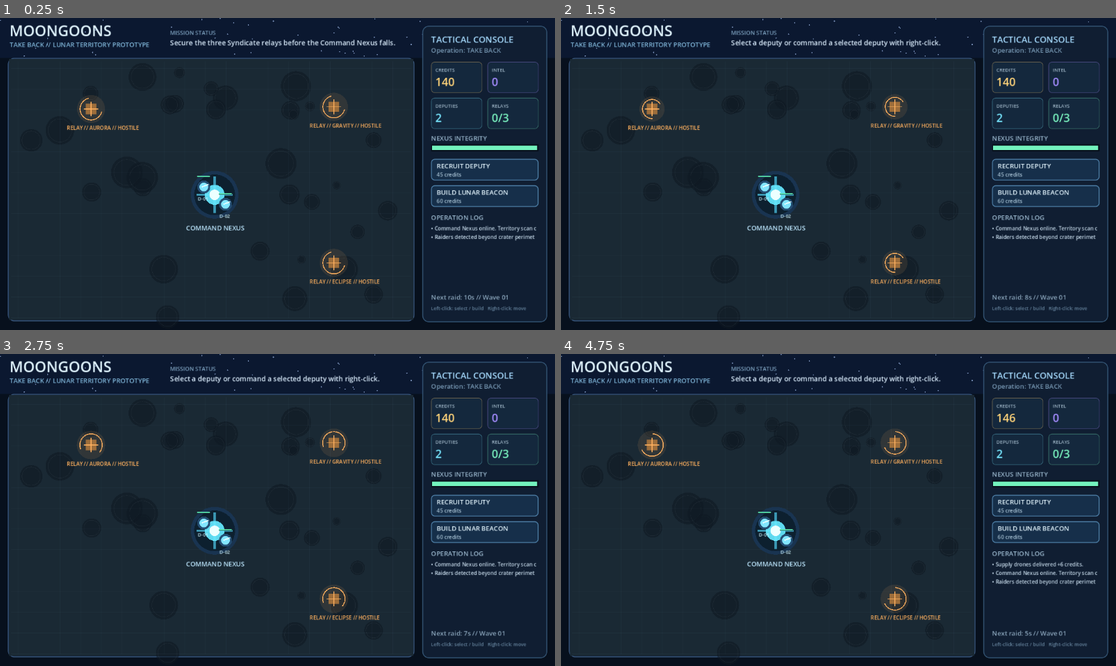
Above: before the commit, frames 1-4 (two rows, left to right).
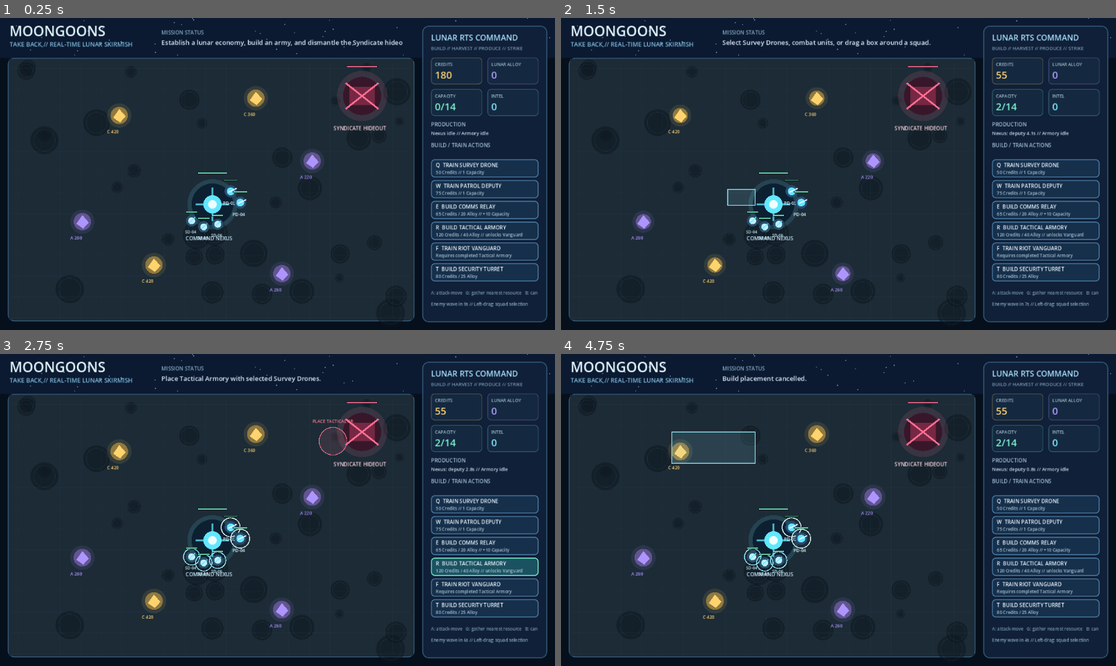
Above: after the commit, the same moments.

Repository: POTD725/MoonGoons-Take-Back
Game: Godot game, scene res://scenes/Main.tscn
Two runs of this game, one before a commit and one after it. Both use one fixed random seed, a clock stepped at 60 frames per second and the inputs below.
Inputs (mouse positions are in pixels of both pictures, inside the frame that each line leads up to):
- Up to frame 1 (0.25 s): no input
- Up to frame 2 (1.5 s): tap Enter at 0.5 s; move the mouse to (960, 158) at 0.52 s; hold W 0.53-1.25 s; tap Q at 0.6 s; click (960, 158) at 0.67 s; drag from (727, 189) to (810, 236) at 1.27 s
- Up to frame 3 (2.75 s): move the mouse to (333, 441) at 2.02 s; hold W from 2.03 s (still down); tap R at 2.1 s
- Up to frame 4 (4.75 s): release W at 2.75 s; tap Space at 2.75 s; drag from (810, 572) to (672, 463) at 2.77 s; move the mouse to (1005, 556) at 3.52 s; hold A 3.53-4.25 s; tap B at 3.6 s; drag from (672, 463) to (755, 432) at 4.27 s

The runs differ from the first frame. In frame 1, 14% of the frame differs, in the area x 0-100%, y 0-98%; in frame 2, 14%; in frame 3, 14%; in frame 4, 15%.

Commit message:
Launch the playable MoonGoons RTS skirmish scene

Diff:
--- a/scenes/Main.tscn
+++ b/scenes/Main.tscn
@@ -1,6 +1,6 @@
 [gd_scene load_steps=2 format=3]
 
-[ext_resource type="Script" path="res://scripts/moongoons_game.gd" id="1_game"]
+[ext_resource type="Script" path="res://scripts/moongoons_rts_match.gd" id="1_game"]
 
 [node name="MoonGoonsTakeBack" type="Node2D"]
 script = ExtResource("1_game")
